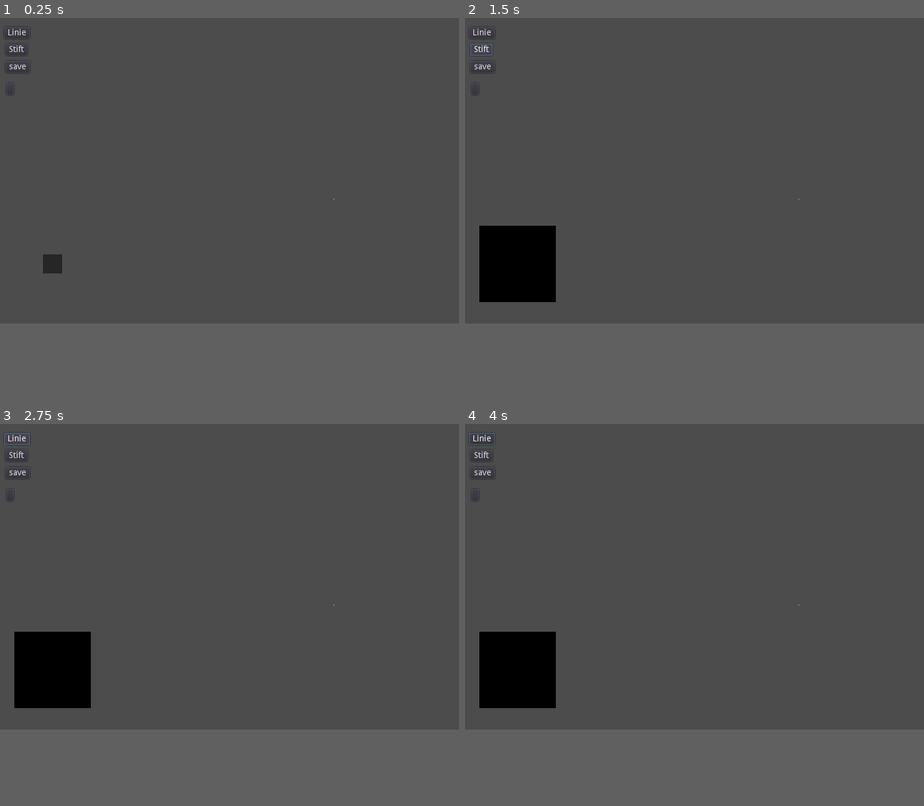
Above: before the commit, frames 1-4 (two rows, left to right).
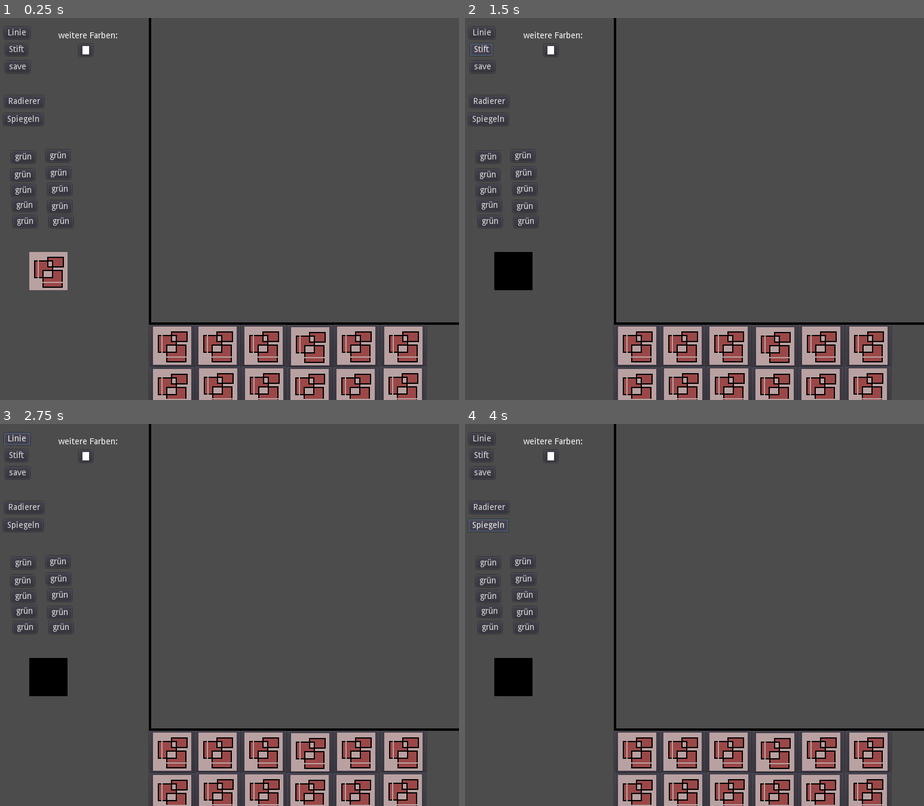
Above: after the commit, the same moments.

Repository: Tomsei/Bloinz2D
Game: Godot game, scene res://Malen.tscn
Two runs of this game, one before a commit and one after it. Both use one fixed random seed, a clock stepped at 60 frames per second and the inputs below.
Inputs (mouse positions are in pixels of both pictures, inside the frame that each line leads up to):
- Up to frame 1 (0.25 s): no input
- Up to frame 2 (1.5 s): click "save" at 0.5 s; click "Stift" at 1.25 s
- Up to frame 3 (2.75 s): click "Linie" at 2 s
- Up to frame 4 (4 s): click (487, 488) at 2.75 s, where only the run after the commit has a clickable "Radierer"; click (487, 504) at 3.5 s, where only the run after the commit has a clickable "Spiegeln"
In our replay, the window is 768x512 before the commit and 768x640 after it. These sizes can differ from the game's own. Grey fills any space a smaller window leaves; there, only what the larger window draws over its background counts as a difference.

The runs differ from the first frame. In frame 1, 11% of the frame differs, in the area x 1-100%, y 0-100%; in frame 2, 13%; in frame 3, 13%; in frame 4, 13%, in the area x 0-100%, y 0-100%.
Error before the commit: Invalid type in function 'draw_line' in base 'Node2D (Node2D.gd)'. Cannot convert argument 1 from Nil to Vector2. (res://Node2D.gd:65)

Commit message:
weiter Funktionen wie Radieren

Diff:
--- a/Malen.tscn
+++ b/Malen.tscn
@@ -1,7 +1,7 @@
 [gd_scene load_steps=3 format=2]
 
 [ext_resource path="res://Node2D.gd" type="Script" id=1]
-[ext_resource path="res://New Piskel.png" type="Texture" id=2]
+[ext_resource path="res://test.png" type="Texture" id=2]
 
 [node name="Node2D" type="Node2D"]
 
@@ -24,15 +24,13 @@
 margin_bottom = 92.0804
 text = "save"
 
-[node name="Sprite" type="Sprite" parent="."]
-position = Vector2( 88.4705, 412.203 )
-texture = ExtResource( 2 )
-
 [node name="ColorPickerButton" type="ColorPickerButton" parent="."]
-margin_left = 11.3269
-margin_top = 109.15
-margin_right = 23.3269
-margin_bottom = 129.15
+margin_left = 131.507
+margin_top = 44.3654
+margin_right = 154.507
+margin_bottom = 64.3654
+color = Color( 1, 1, 1, 1 )
+edit_alpha = false
 
 [node name="Stift" type="Button" parent="."]
 margin_left = 9.26749
@@ -47,7 +45,207 @@
 margin_right = 50.208
 margin_bottom = 35.4458
 text = "Linie"
+
+[node name="Radierer" type="Button" parent="."]
+margin_left = 8.23776
+margin_top = 129.744
+margin_right = 73.2378
+margin_bottom = 149.744
+text = "Radierer"
+
+[node name="Spiegeln" type="Button" parent="."]
+margin_left = 6.17831
+margin_top = 159.607
+margin_right = 72.1783
+margin_bottom = 179.607
+text = "Spiegeln"
+
+[node name="Farbe1" type="Button" parent="."]
+margin_left = 18.5349
+margin_top = 223.449
+margin_right = 58.5349
+margin_bottom = 243.449
+text = "grün"
+
+[node name="Farbe2" type="Button" parent="."]
+margin_left = 17.5052
+margin_top = 253.311
+margin_right = 57.5052
+margin_bottom = 273.311
+text = "grün"
+
+[node name="Farbe3" type="Button" parent="."]
+margin_left = 18.5349
+margin_top = 279.054
+margin_right = 58.5349
+margin_bottom = 299.054
+text = "grün"
+
+[node name="Farbe4" type="Button" parent="."]
+margin_left = 20.5944
+margin_top = 303.767
+margin_right = 60.5944
+margin_bottom = 323.767
+text = "grün"
+
+[node name="Farbe5" type="Button" parent="."]
+margin_left = 21.6241
+margin_top = 330.54
+margin_right = 61.6241
+margin_bottom = 350.54
+text = "grün"
+
+[node name="Farbe6" type="Button" parent="."]
+margin_left = 77.229
+margin_top = 221.39
+margin_right = 117.229
+margin_bottom = 241.39
+text = "grün"
+
+[node name="Farbe7" type="Button" parent="."]
+margin_left = 78.2588
+margin_top = 250.222
+margin_right = 118.259
+margin_bottom = 270.222
+text = "grün"
+
+[node name="Farbe8" type="Button" parent="."]
+margin_left = 79.6941
+margin_top = 277.486
+margin_right = 119.694
+margin_bottom = 297.486
+text = "grün"
+
+[node name="Farbe9" type="Button" parent="."]
+margin_left = 80.3181
+margin_top = 305.827
+margin_right = 120.318
+margin_bottom = 325.827
+text = "grün"
+
+[node name="Farbe10" type="Button" parent="."]
+margin_left = 82.3776
+margin_top = 330.54
+margin_right = 122.378
+margin_bottom = 350.54
+text = "grün"
+
+[node name="Label" type="Label" parent="."]
+margin_left = 97.8234
+margin_top = 22.6539
+margin_right = 196.823
+margin_bottom = 36.6539
+text = "weitere Farben:"
+
+[node name="Sprite" type="Sprite" parent="."]
+position = Vector2( 80.8241, 423.915 )
+texture = ExtResource( 2 )
+
+[node name="Line2D" type="Line2D" parent="."]
+points = PoolVector2Array( 251, 0, 251, 512, 768, 512 )
+width = 4.0
+default_color = Color( 0, 0, 0, 1 )
+__meta__ = {
+"_edit_group_": true
+}
+
+[node name="Button2" type="Button" parent="."]
+margin_left = 249.861
+margin_top = 513.739
+margin_right = 325.861
+margin_bottom = 583.739
+icon = ExtResource( 2 )
+
+[node name="Button4" type="Button" parent="."]
+margin_left = 403.375
+margin_top = 514.282
+margin_right = 479.375
+margin_bottom = 584.282
+icon = ExtResource( 2 )
+
+[node name="Button3" type="Button" parent="."]
+margin_left = 325.504
+margin_top = 513.739
+margin_right = 401.504
+margin_bottom = 583.739
+icon = ExtResource( 2 )
+
+[node name="Button5" type="Button" parent="."]
+margin_left = 480.648
+margin_top = 514.51
+margin_right = 556.648
+margin_bottom = 584.51
+icon = ExtResource( 2 )
+
+[node name="Button6" type="Button" parent="."]
+margin_left = 557.835
+margin_top = 513.739
+margin_right = 633.835
+margin_bottom = 583.739
+icon = ExtResource( 2 )
+
+[node name="Button7" type="Button" parent="."]
+margin_left = 637.108
+margin_top = 513.739
+margin_right = 713.108
+margin_bottom = 583.739
+icon = ExtResource( 2 )
+
+[node name="Button8" type="Button" parent="."]
+margin_left = 250.177
+margin_top = 584.75
+margin_right = 326.177
+margin_bottom = 654.75
+icon = ExtResource( 2 )
+
+[node name="Button9" type="Button" parent="."]
+margin_left = 327.363
+margin_top = 583.978
+margin_right = 403.363
+margin_bottom = 653.978
+icon = ExtResource( 2 )
+
+[node name="Button10" type="Button" parent="."]
+margin_left = 403.778
+margin_top = 583.978
+margin_right = 479.778
+margin_bottom = 653.978
+icon = ExtResource( 2 )
+
+[node name="Button11" type="Button" parent="."]
+margin_left = 480.192
+margin_top = 585.206
+margin_right = 556.192
+margin_bottom = 655.206
+icon = ExtResource( 2 )
+
+[node name="Button12" type="Button" parent="."]
+margin_left = 557.378
+margin_top = 585.206
+margin_right = 633.378
+margin_bottom = 655.206
+icon = ExtResource( 2 )
+
+[node name="Button13" type="Button" parent="."]
+margin_left = 636.108
+margin_top = 583.662
+margin_right = 712.108
+margin_bottom = 653.662
+icon = ExtResource( 2 )
 [connection signal="pressed" from="Button" to="Node2D" method="_on_Button_pressed"]
 [connection signal="popup_closed" from="ColorPickerButton" to="Node2D" method="_on_ColorPickerButton_popup_closed"]
 [connection signal="pressed" from="Stift" to="Node2D" method="_on_Stift_pressed"]
 [connection signal="pressed" from="Linie" to="Node2D" method="_on_Linie_pressed"]
+[connection signal="pressed" from="Radierer" to="Node2D" method="_on_Radierer_pressed"]
+[connection signal="pressed" from="Spiegeln" to="Node2D" method="_on_Spiegeln_pressed"]
+[connection signal="pressed" from="Farbe1" to="Node2D" method="_on_Farbe1_pressed"]
+[connection signal="pressed" from="Farbe2" to="Node2D" method="_on_Farbe2_pressed"]
+[connection signal="pressed" from="Farbe3" to="Node2D" method="_on_Farbe3_pressed"]
+[connection signal="pressed" from="Farbe4" to="Node2D" method="_on_Farbe4_pressed"]
+[connection signal="pressed" from="Farbe5" to="Node2D" method="_on_Farbe5_pressed"]
+[connection signal="pressed" from="Farbe6" to="Node2D" method="_on_Farbe6_pressed"]
+[connection signal="pressed" from="Farbe7" to="Node2D" method="_on_Farbe7_pressed"]
+[connection signal="pressed" from="Farbe8" to="Node2D" method="_on_Farbe8_pressed"]
+[connection signal="pressed" from="Farbe9" to="Node2D" method="_on_Farbe9_pressed"]
+[connection signal="pressed" from="Farbe10" to="Node2D" method="_on_Farbe10_pressed"]
+[connection signal="pressed" from="Button2" to="Node2D" method="_on_Button2_pressed"]
--- a/Node2D.gd
+++ b/Node2D.gd
@@ -2,9 +2,9 @@
 
 
 var array;
-var arraylength=128;
+var arraylength=64;
 var aktuelleFarbe;
-var modus;
+var modus = "Stift";
 var linienStart;
 var linienEnde;
 var bresenham;
@@ -21,72 +21,58 @@
 	for zeile in range(0, arraylength):
 		for spalte in range(0, arraylength):
 			if array[zeile][spalte] != null:
-				var color = PoolColorArray( [array[zeile][spalte]] );
-				var zeilegross = zeile*4;
-				var spaltegross = spalte*4;
-				var point1 = PoolVector2Array([Vector2(zeilegross,spaltegross)]);
-				var point2 = PoolVector2Array([Vector2(zeilegross+1,spaltegross)]);
-				var point3 = PoolVector2Array([Vector2(zeilegross,spaltegross+1)]);
-				var point4 = PoolVector2Array([Vector2(zeilegross+1,spaltegross+1)]);
-				var point5 = PoolVector2Array([Vector2(zeilegross+2,spaltegross)]);
-				var point6 = PoolVector2Array([Vector2(zeilegross+2,spaltegross+1)]);
-				var point7 = PoolVector2Array([Vector2(zeilegross+1,spaltegross+2)]);
-				var point8 = PoolVector2Array([Vector2(zeilegross+2,spaltegross+2)]);
-				var point9 = PoolVector2Array([Vector2(zeilegross,spaltegross+2)]);
-				var point10 = PoolVector2Array([Vector2(zeilegross+3,spaltegross+1)]);
-				var point11 = PoolVector2Array([Vector2(zeilegross+1,spaltegross+3)]);
-				var point12 = PoolVector2Array([Vector2(zeilegross,spaltegross+3)]);
-				var point13 = PoolVector2Array([Vector2(zeilegross+3,spaltegross)]);
-				var point14 = PoolVector2Array([Vector2(zeilegross+2,spaltegross+3)]);
-				var point15 = PoolVector2Array([Vector2(zeilegross+3,spaltegross+2)]);
-				var point16 = PoolVector2Array([Vector2(zeilegross+3,spaltegross+3)]);
-				draw_primitive (point1,color, PoolVector2Array() );
-				draw_primitive (point2,color, PoolVector2Array() );
-				draw_primitive (point3,color, PoolVector2Array() );
-				draw_primitive (point4,color, PoolVector2Array() );
-				draw_primitive (point5,color, PoolVector2Array() );
-				draw_primitive (point6,color, PoolVector2Array() );
-				draw_primitive (point7,color, PoolVector2Array() );
-				draw_primitive (point8,color, PoolVector2Array() );
-				draw_primitive (point9,color, PoolVector2Array() );
-				draw_primitive (point10,color, PoolVector2Array() );
-				draw_primitive (point11,color, PoolVector2Array() );
-				draw_primitive (point12,color, PoolVector2Array() );
-				draw_primitive (point13,color, PoolVector2Array() );
-				draw_primitive (point14,color, PoolVector2Array() );
-				draw_primitive (point15,color, PoolVector2Array() );
-				draw_primitive (point16,color, PoolVector2Array() );
-
-	linie_malen();
+				punkt_malen(zeile, spalte);
 	if modus=="Linie":
 		if bresenham == true:
-			pass;
+			bresenham = false;
 		else:
 			draw_line(linienStart, linienEnde, Color(1,1,1));
-	#	linie_malen();
-
 
 
 func linie_malen():
 	draw_primitive( PoolVector2Array([Vector2(303,303)]), PoolColorArray( [Color(1,1,1)]), PoolVector2Array());
 
-func punkt_malen():
-	pass;
+"""
+malt einen 8*8 großen Punkt auf die Zeichenfläche
+Eingabe x: x-Wert vom Pixel unten links
+Eingabe y: y-Wert vom Pixel unten links
+"""
+
+func punkt_malen(x, y):
+	var xgross = x*8;
+	var ygross = y*8;
+	for zeile in range (9):
+		for spalte in range(9):
+			var color = PoolColorArray( [array[x][y]] );
+			var punkt = PoolVector2Array([Vector2(xgross+zeile,ygross+spalte)]);
+			draw_primitive (punkt,color, PoolVector2Array() );
+
 
 func _process(delta):
 	if Input.is_action_just_pressed("draw"):
 		var mouseposition = get_global_mouse_position();
 		if mouseposition.x >= 256:
 			if modus== "Stift":
-				array[(mouseposition.x-256)/4][mouseposition.y/4]= aktuelleFarbe;
+				array[(mouseposition.x-256)/8][mouseposition.y/8]= aktuelleFarbe;
 				update();
 			elif modus == "Linie":
 				linienStart= mouseposition;
+			elif modus == "Radierer":
+				array[(mouseposition.x-256)/8][mouseposition.y/8]= null;
+				update();
 	elif Input.is_action_pressed("draw"):
-		if modus=="Linie":
-			linienEnde = get_global_mouse_position();
-			bresenham = false;
-			update();
+		var mouseposition = get_global_mouse_position();
+		if mouseposition.x >= 256:
+			if modus=="Linie":
+				linienEnde = get_global_mouse_position();
+				bresenham = false;
+				update();
+			elif modus=="Stift":
+				array[(mouseposition.x-256)/8][mouseposition.y/8]= aktuelleFarbe;
+				update();
+			elif modus == "Radierer":
+				array[(mouseposition.x-256)/8][mouseposition.y/8]= null;
+				update();
 	elif Input.is_action_just_released("draw"):
 		if modus=="Linie":
 			linienEnde = get_global_mouse_position();
@@ -139,3 +125,66 @@
 
 func _on_Linie_pressed():
 	modus = "Linie";
+
+
+func _on_Radierer_pressed():
+	modus = "Radierer";
+
+
+func _on_Spiegeln_pressed():
+	var hilfe;
+	for zeile in range(64):
+		for spalte in range(32):
+			if array[zeile][spalte] != null:
+				hilfe =array[zeile][spalte];
+				print(zeile)
+				print( spalte)
+				print(63-spalte);
+				array[zeile][spalte] = array[zeile][(63-spalte)];
+				array[zeile][(63-spalte)] = hilfe;
+	update();
+
+
+func _on_Farbe1_pressed():
+	aktuelleFarbe = Color(0.07,0.93,0.06);
+
+
+
+func _on_Farbe2_pressed():
+	pass # Replace with function body.
+
+
+func _on_Farbe3_pressed():
+	pass # Replace with function body.
+
+
+func _on_Farbe4_pressed():
+	pass # Replace with function body.
+
+
+func _on_Farbe5_pressed():
+	pass # Replace with function body.
+
+
+func _on_Farbe6_pressed():
+	pass # Replace with function body.
+
+
+func _on_Farbe7_pressed():
+	pass # Replace with function body.
+
+
+func _on_Farbe8_pressed():
+	pass # Replace with function body.
+
+
+func _on_Farbe9_pressed():
+	pass # Replace with function body.
+
+
+func _on_Farbe10_pressed():
+	pass # Replace with function body.
+
+
+func _on_Button2_pressed():
+	pass # Replace with function body.
--- a/project.godot
+++ b/project.godot
@@ -22,8 +22,31 @@
 [display]
 
 window/size/width=768
-window/size/height=512
+window/size/height=640
 window/size/resizable=false
+
+[importer_defaults]
+
+texture={
+"compress/bptc_ldr": 0,
+"compress/hdr_mode": 0,
+"compress/lossy_quality": 0.7,
+"compress/mode": 0,
+"compress/normal_map": 0,
+"detect_3d": false,
+"flags/anisotropic": false,
+"flags/filter": false,
+"flags/mipmaps": false,
+"flags/repeat": 0,
+"flags/srgb": 2,
+"process/HDR_as_SRGB": false,
+"process/fix_alpha_border": true,
+"process/invert_color": false,
+"process/premult_alpha": false,
+"size_limit": 0,
+"stream": false,
+"svg/scale": 1.0
+}
 
 [input]
 
Binary file added: test.png
Not shown, added: test.png.import
